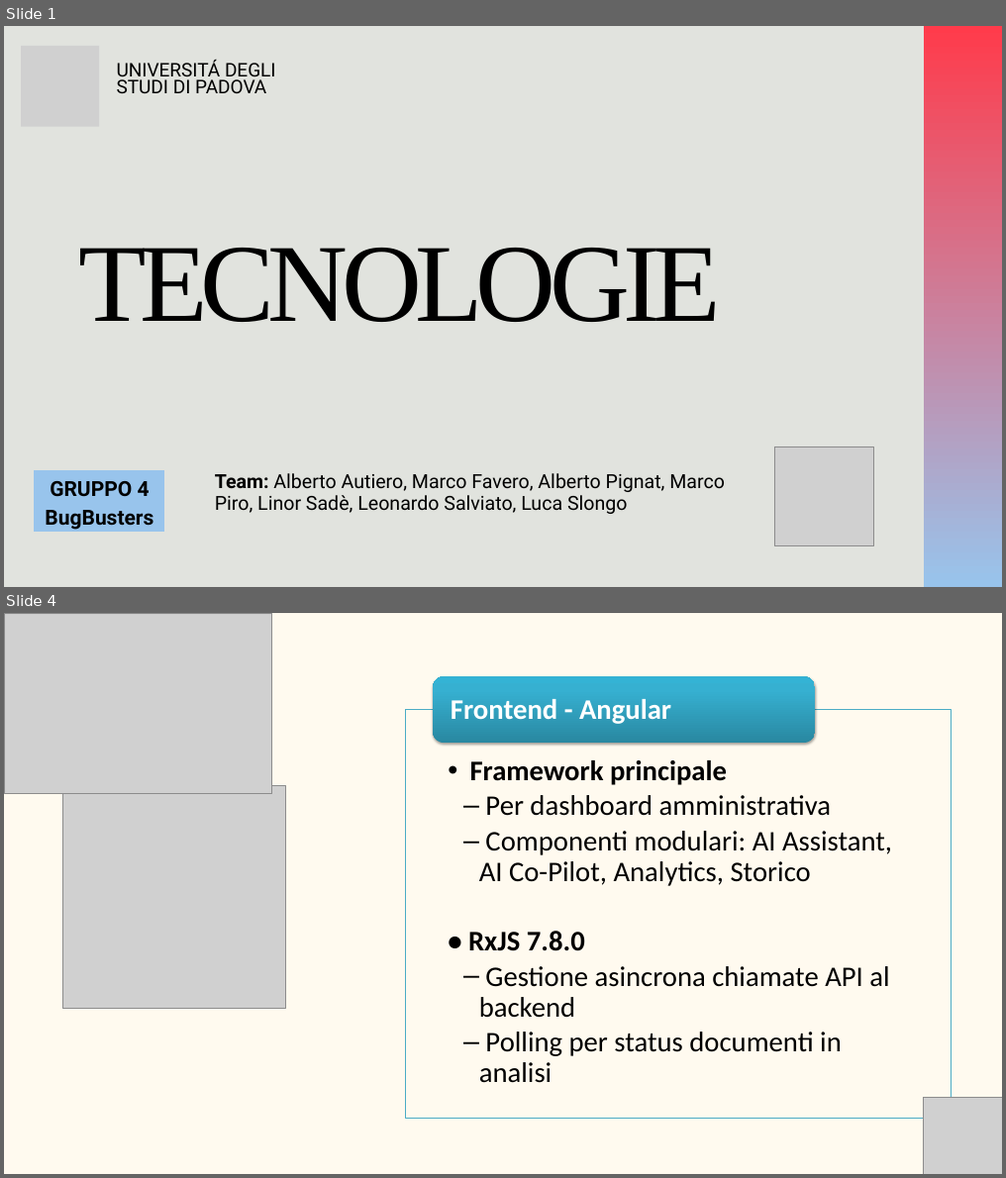
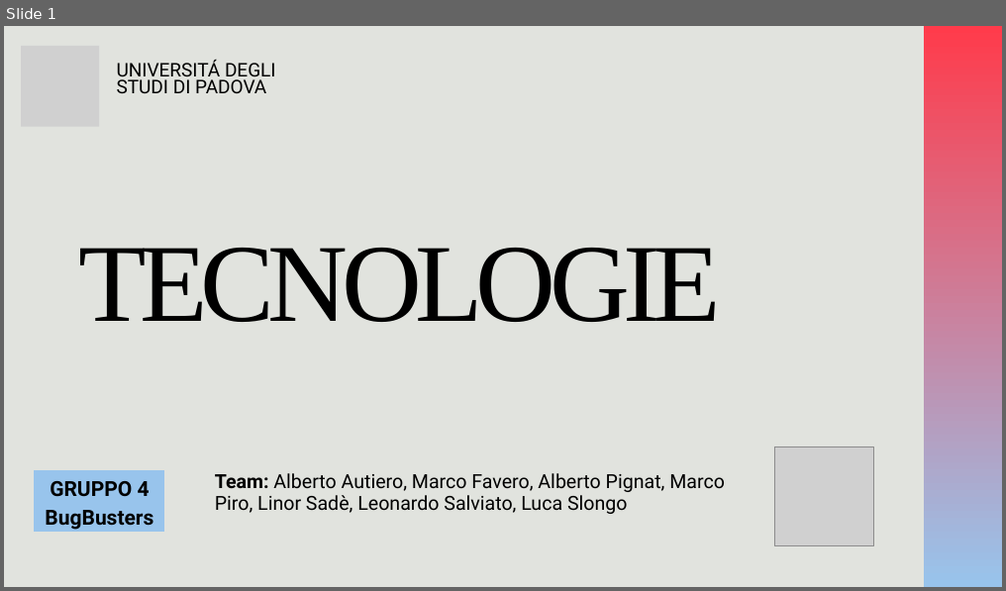
Before and after one commit to BugBustersUnipd/DocumentazioneSWE, a slide deck: RTB/TECNOLOGIE/Tecnologie.pptx. Shown one above the other, each under a label of ours: slides 1 and 4 before the commit, slide 1 after it; the slides between them are not shown. The pictures are 1006x1178 and 1006x591 pixels, drawn with LibreOffice and Linux fonts; fonts in the diff are those of the drawing; grey boxes stand for pictures. Boxes give left, top, right and bottom in pixels: in the first picture for what was removed or moved away, otherwise in the second. Text is boxed around its words. In the diff, an @@ line names an element or a change of style, - is before the commit and + after.

```diff
--- a/RTB/TECNOLOGIE/Tecnologie.pptx
+++ b/RTB/TECNOLOGIE/Tecnologie.pptx
@@ slide 4 removed at box(4, 613, 1002, 1174), background #FFFAEF @@
@@ picture removed at box(4, 613, 272, 794) @@
@@ group removed at box(406, 677, 951, 1119): 2 texts, 1 rectangle, 1 rounded rectangle @@
-  • Framework principale
-    – Per dashboard amministrativa
-    – Componenti modulari: AI Assistant, AI Co-Pilot, Analytics, Storico
-  • RxJS 7.8.0
-    – Gestione asincrona chiamate API al backend
-    – Polling per status documenti in analisi
-Frontend - Angular
@@ picture removed at box(62, 785, 285, 1009) @@
@@ picture removed at box(923, 1097, 1002, 1174) @@
```
Also in this commit, not shown: 3 slides changed, 2 other slides removed, 1 other file.
